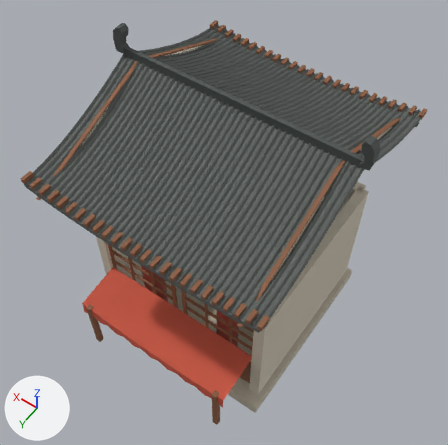
An edit to the glTF model assets/kit/architecture/shop-shijing.glb, drawn before and after from the same camera.
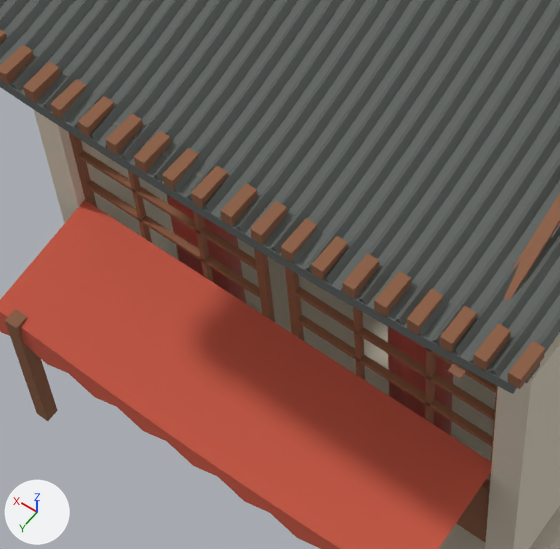
Each version is shown whole from a 50 mm camera at (-4.09, 6.0, 11.88) aimed at (0.01, 0.26, 2.87), then close up on the part from 19% to 61% of the width and 45% to 87% of the height. Every picture has the same lights, and +X, +Y and +Z are marked at lower left. The last two pictures show the newer version. Vertices at exactly the same position are counted once.

Before the edit, the objects in view are built like this:
```python
me_shop_shijing_plinth_base = bpy.data.meshes.new('shop_shijing_plinth_base')
me_shop_shijing_plinth_base.from_pydata(...)  # 5911 vertices, 9352 faces; spans x -2.34..2.34, y -2.6..2.64, z -0.15..5.89
me_shop_shijing_plinth_base.materials.append(mat_mat_stone)  # light grey #c9c0ae
me_shop_shijing_plinth_base.materials.append(mat_mat_vermilion)  # red #a8483c
me_shop_shijing_plinth_base.materials.append(mat_mat_plaster)  # pale yellow #d8cebb
me_shop_shijing_plinth_base.materials.append(mat_mat_timber)  # brown #8a5a3c
me_shop_shijing_plinth_base.materials.append(mat_mat_bracket_block)  # brown #9a6544
me_shop_shijing_plinth_base.materials.append(mat_mat_roof_tile)  # dark grey #6e6b63
me_shop_shijing_plinth_base.materials.append(mat_mat_roof_surface)  # dark grey #5e6360
me_shop_shijing_plinth_base.materials.append(mat_mat_roof_ridge)  # dark grey #4a504e
me_shop_shijing_plinth_base.materials.append(mat_mat_cloth)  # red #c9553f
ob_shop_shijing = bpy.data.objects.new('shop_shijing', me_shop_shijing_plinth_base)
ob_shop_shijing.location = (0.0, 0.0, 0.147)
```
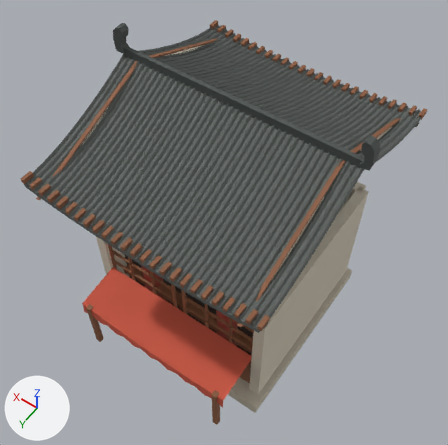
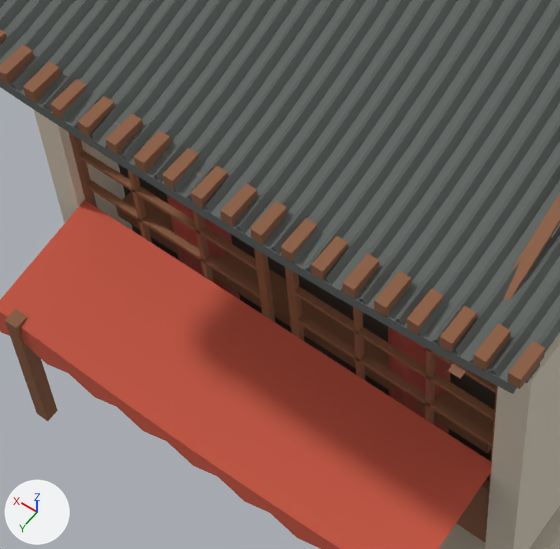
Pixel boxes [x1, y1, x2, y2] of what changed, in the close-ups (560 x 549 px):
part 1 of me_shop_shijing_plinth_base, added
    after: [116, 191, 494, 454]
part 2 of me_shop_shijing_plinth_base, added (mostly hidden)
    after: [118, 164, 496, 480]

Edits to the bpy script that builds the scene:
```text
Add mat_mat_interior:
    mat_mat_interior = principled_material('mat_interior')
    mat_mat_interior.base_color = (0.0423, 0.0296, 0.0212)  # brown #3a3028
    mat_mat_interior.roughness = 0.92
Change me_shop_shijing_plinth_base:
    used by ob_shop_shijing; location = (0.0, 0.0, 0.147)
    remove me_shop_shijing_plinth_base.from_pydata(...)  # 5911 vertices, 9352 faces; spans x -2.34..2.34, y -2.6..2.64, z -0.15..5.89
    add me_shop_shijing_plinth_base.from_pydata(...)  # 5943 vertices, 9400 faces; spans x -2.34..2.34, y -2.6..2.64, z -0.15..5.89
    me_shop_shijing_plinth_base part 1: a new loose piece, a box spanning x -1.51..1.51, y 0.89..1.57, z 1.35..1.47, in mat_mat_timber (brown #8a5a3c)
    me_shop_shijing_plinth_base part 2: a new loose piece, a box spanning x -1.76..1.76, y 1.283..1.357, z 0.323..2.785, in mat_mat_interior (brown #3a3028)
    other edits to the shape of me_shop_shijing_plinth_base do not show in these pictures
    add me_shop_shijing_plinth_base.materials.append(mat_mat_interior)  # brown #3a3028
```
